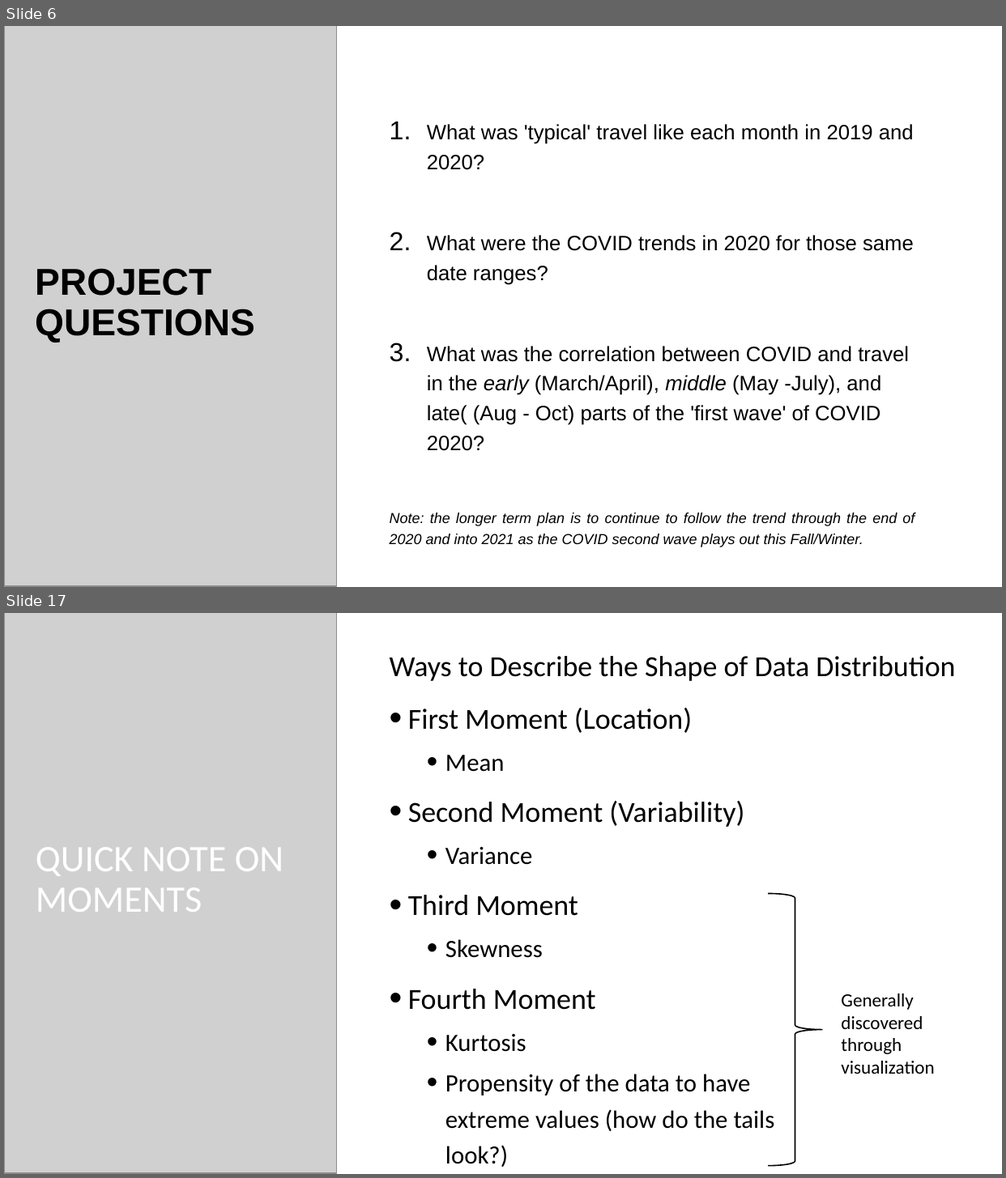
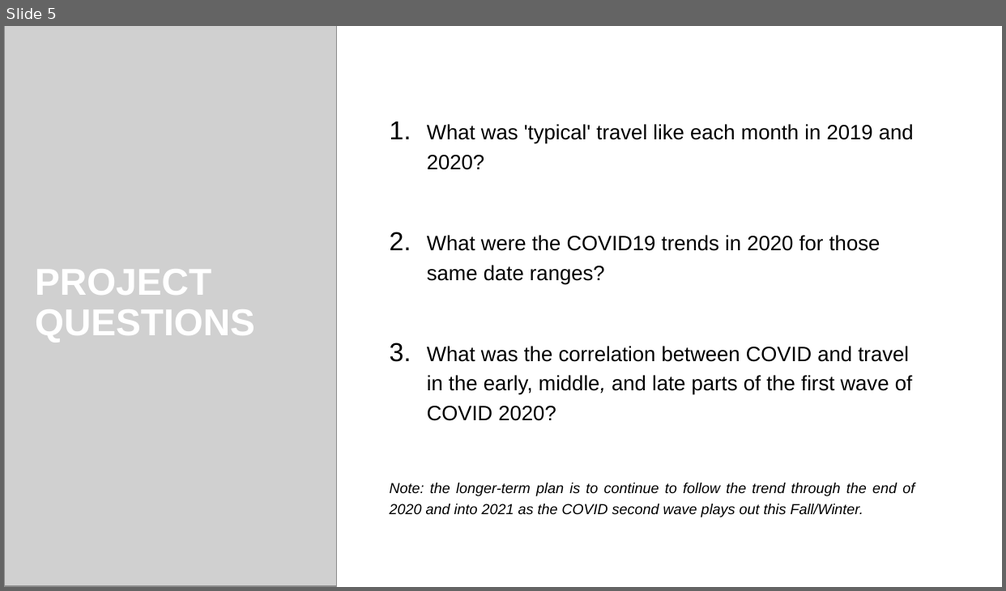
Before and after one commit to abielhammonds/COVID19_TravelStats_Project, a slide deck: COVID19_Travel Project Presentation.pptx. Shown one above the other, each under a label of ours: slides 6 and 17 before the commit, slide 5 after it; the slides between them are not shown. The pictures are 1006x1178 and 1006x591 pixels, drawn with LibreOffice and Linux fonts; fonts in the diff are those of the drawing; grey boxes stand for pictures; background and template pictures are left out. Boxes give left, top, right and bottom in pixels: in the first picture for what was removed or moved away, otherwise in the second. Text is boxed around its words. In the diff, an @@ line names an element or a change of style, - is before the commit and + after.

```diff
--- a/COVID19_Travel Project Presentation.pptx
+++ b/COVID19_Travel Project Presentation.pptx
@@ slide 17 removed at (x1=4, y1=613, x2=1002, y2=1174), background picture (left out); not listed: 14 template elements that a slide beside it also shows @@
@@ rectangle removed at (x1=4, y1=613, x2=1002, y2=1174) @@
@@ picture removed at (x1=4, y1=613, x2=336, y2=1174) @@
@@ picture removed at (x1=4, y1=613, x2=336, y2=1174) @@
@@ text removed at (x1=390, y1=656, x2=955, y2=1167) @@
-Ways to Describe the Shape of Data Distribution
-• First Moment (Location)
-  • Mean
-• Second Moment (Variability)
-  • Variance
-• Third Moment
-  • Skewness
-• Fourth Moment
-  • Kurtosis
-  • Propensity of the data to have
-    extreme values (how do the tails
-    look?)
@@ title removed at (x1=36, y1=847, x2=283, y2=912) @@
-QUICK NOTE ON MOMENTS
@@ right brace removed at (x1=769, y1=894, x2=822, y2=1166) @@
@@ text removed at (x1=841, y1=994, x2=934, y2=1074) @@
-Generally discovered through visualization
@@ group removed at (x1=4, y1=613, x2=91, y2=1174): 7 freeform shapes, 1 rectangle @@
@@ group removed at (x1=4, y1=613, x2=95, y2=1174): 9 freeform shapes, 2 rectangles @@
@@ what was slide 6 is now slide 5 @@
@@ slide 5 changed as well @@
@@ title "PROJECT QUESTIONS" at (x1=35, y1=269, x2=255, y2=343): text colour #000000 to #FFFFFF @@
@@ text at (x1=390, y1=235, x2=914, y2=518): text changed @@
-2. What were the COVID trends in 2020 for those same date ranges?
-3. What was the correlation between COVID and travel in the early (March/April), middle (May -July), and late( (Aug - Oct) parts of the 'first wave' of COVID 2020?
-Note: the longer term plan is to continue to follow the trend through the end of 2020 and into 2021 as the COVID second wave plays out this Fall/Winter.
+2. What were the COVID19 trends in 2020 for those same date ranges?
+3. What was the correlation between COVID and travel in the early, middle, and late parts of the first wave of COVID 2020?
+Note: the longer-term plan is to continue to follow the trend through the end of 2020 and into 2021 as the COVID second wave plays out this Fall/Winter.
```
Also in this commit, not shown: 5 other slides changed, 7 slides added, 47 other slides removed.
